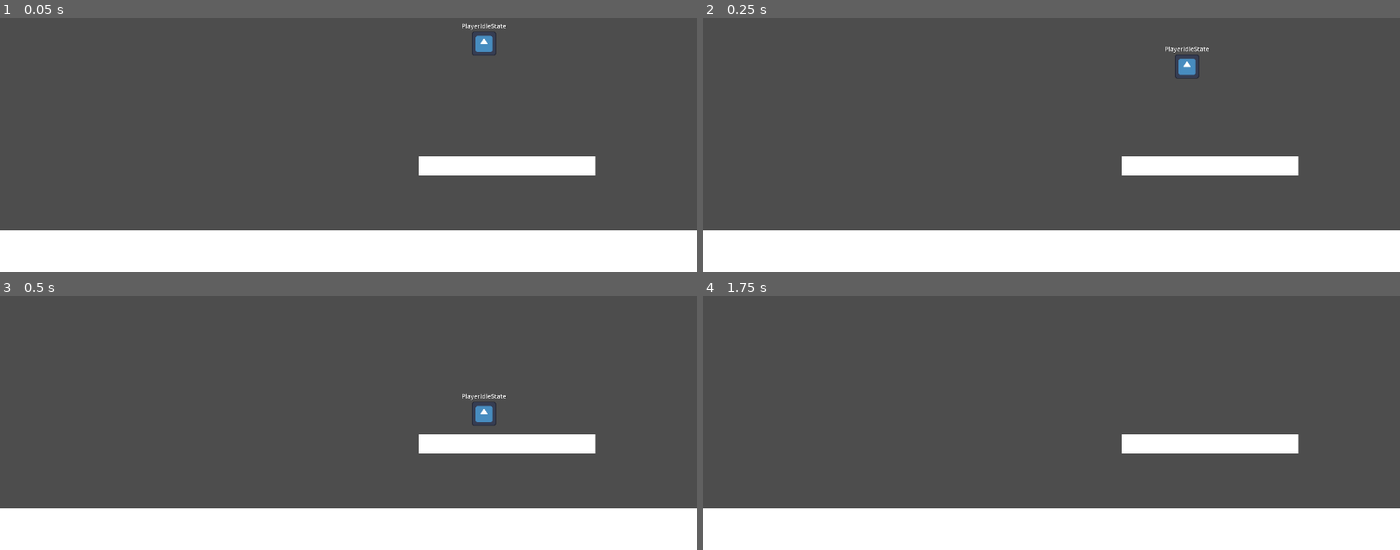
Above: before the commit, frames 1-4 (two rows, left to right).
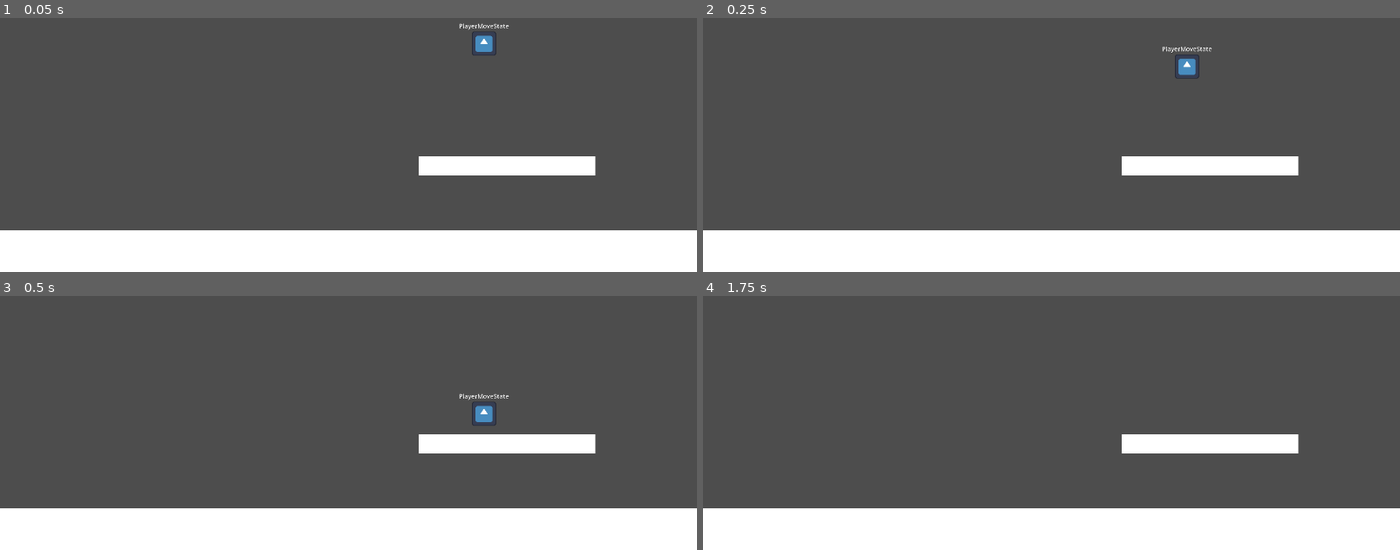
Above: after the commit, the same moments.

Repository: ReusableChopsticks/Platformer2024
Game: Godot game, scene res://scenes/environment/level.tscn
The game is run twice, just before and just after one commit, with the same random seed, the same clock (stepped at 60 frames per second) and the same inputs. The engine's default icon, where the game draws it, is replaced by a stand-in: a white triangle on a blue panel in a dark square.
Inputs:
- Up to frame 1 (0.05 s): no input
- Up to frame 2 (0.25 s): no input
- Up to frame 3 (0.5 s): no input
- Up to frame 4 (1.75 s): hold Z (dash) 0.53-1.28 s; hold Right (right) from 0.53 s (still down); tap Space (jump) at 0.77, 0.8, 1.07, 1.35, 1.52 s; tap Z (dash) at 1.55 s

The runs differ from the first frame. In frame 1, less than 0.1% of the frame differs, in the area x 65-74%, y 2-5%; in frame 2, less than 0.1%; in frame 3, less than 0.1%; in frame 4, nothing differs.
Error before the commit: Parse Error: Identifier "air_move_mult" not declared in the current scope. (res://scenes/player/PlayerJumpState.gd:27)

Commit message:
removed idle state

Diff:
--- a/scenes/player/PlayerIdleState.gd
+++ /dev/null
@@ -1,27 +0,0 @@
-extends PlayerState
-class_name PlayerGroundedState
-
-## STATE: when the player is grounded and is not inputting any controls
-
-func enter():
-	player.has_dash = true
-	player.has_double_jump = true
-	pass
-
-func exit():
-	pass
-
-func update(_delta: float):
-	pass
-
-func physics_update(delta: float):
-	friction_x(delta)
-	apply_gravity(delta)
-	player.move_and_slide()
-
-	if (Input.get_axis("left", "right")):
-		transitioned.emit(self, "PlayerMoveState")
-	elif (jump()):
-		transitioned.emit(self, "PlayerJumpState")
-	elif (dash()):
-		transitioned.emit(self, "PlayerDashState")
--- a/scenes/player/PlayerJumpState.gd
+++ b/scenes/player/PlayerJumpState.gd
@@ -24,9 +24,9 @@
 
 	# left and right movement
 	if (Input.get_axis("left", "right")):
-		move_x(delta, air_move_mult)
+		move_x(delta, player.air_move_mult)
 	else:
-		friction_x(delta, air_friction_mult)
+		friction_x(delta, player.air_friction_mult)
 
 	if (!is_jump_released and !Input.is_action_pressed("jump")):
 		is_jump_released = true
@@ -49,8 +49,8 @@
 	player.move_and_slide()
 
 
-	if (idle()):
-		transitioned.emit(self, "PlayerIdleState")
+	if (grounded()):
+		transitioned.emit(self, "PlayerMoveState")
 	elif (dash()):
 		transitioned.emit(self, "PlayerDashState")
 
--- a/scenes/player/PlayerMoveState.gd
+++ b/scenes/player/PlayerMoveState.gd
@@ -1,7 +1,8 @@
 extends PlayerState
 class_name PlayerMoveState
 
-## STATE: when the player is moving either on the ground or in the air.
+## STATE: when the player is moving left or right on the ground or in the air.
+## This is where grounded check happens for refilling dash / double jump charge
 
 func enter():
 	pass
@@ -10,17 +11,23 @@
 	pass
 
 func physics_update(delta: float):
+	var move_mult = 1
+	var friction_mult = 1
 	if (player.is_on_floor()):
 		player.has_dash = true
-		move_x(delta)
+		friction_mult = player.air_friction_mult
+		move_mult = player.air_move_mult
+
+	# use appropriate multiplier depending on if player is on ground or in air
+	if (Input.get_axis("left", "right")):
+		move_x(delta, move_mult)
 	else:
-		move_x(delta, player.air_friction_mult)
+		friction_x(delta, friction_mult)
+
 	apply_gravity(delta)
 	player.move_and_slide()
 
-	if (idle()):
-		transitioned.emit(self, "PlayerIdleState")
-	elif (jump()):
+	if (jump()):
 		transitioned.emit(self, "PlayerJumpState")
 	elif (dash()):
 		transitioned.emit(self, "PlayerDashState")
--- a/scenes/player/PlayerState.gd
+++ b/scenes/player/PlayerState.gd
@@ -39,8 +39,8 @@
 		player.velocity.x = minf(0, player.velocity.x + (player.friction_decel * delta * multiplier))
 
 #region check player controls
-func idle():
-	return player.is_on_floor() and Input.get_axis("left", "right") == 0
+func grounded():
+	return player.is_on_floor()
 
 func jump():
 	# check input
--- a/scenes/player/player.gd
+++ b/scenes/player/player.gd
@@ -14,10 +14,12 @@
 @export_range(0.01, 1.0) var time_to_stop: float = 0.3
 var friction_decel: float ## Friction deceleration value calculated from time_to_stop
 
+@export_subgroup("Air")
 ## Multiplier for movement force in the air
 @export_range(0, 1) var air_move_mult: float = 0.7
 ## Multiplier for air friction (which is lower than ground friction)
 @export_range(0, 1) var air_friction_mult: float = 0.2
+@export_subgroup("")
 
 ## The upper limit of move speed which cannot be exceeded, even with multipliers
 @export var max_move_speed: int = 3000
--- a/scenes/player/player.tscn
+++ b/scenes/player/player.tscn
@@ -1,10 +1,9 @@
-[gd_scene load_steps=11 format=3 uid="uid://ci5j8awqi3j8v"]
+[gd_scene load_steps=10 format=3 uid="uid://ci5j8awqi3j8v"]
 
 [ext_resource type="Script" path="res://scenes/player/player.gd" id="1_a62lr"]
 [ext_resource type="Texture2D" uid="uid://cld0i6eyjjmi6" path="res://icon.svg" id="1_hup1c"]
 [ext_resource type="Script" path="res://scenes/interfaces/StateMachine.gd" id="3_ockid"]
 [ext_resource type="Script" path="res://scenes/player/PlayerMoveState.gd" id="4_0yqxf"]
-[ext_resource type="Script" path="res://scenes/player/PlayerIdleState.gd" id="4_ht342"]
 [ext_resource type="Script" path="res://scenes/player/PlayerJumpState.gd" id="5_7r6wt"]
 [ext_resource type="Script" path="res://scenes/player/PlayerState.gd" id="5_vrwvw"]
 [ext_resource type="Script" path="res://scenes/player/PlayerDashState.gd" id="8_rv3dp"]
@@ -38,14 +37,11 @@
 
 [node name="StateMachine" type="Node" parent="." node_paths=PackedStringArray("initial_state")]
 script = ExtResource("3_ockid")
-initial_state = NodePath("PlayerIdleState")
+initial_state = NodePath("PlayerMoveState")
 show_state_label = true
 
 [node name="PlayerState" type="Node" parent="StateMachine"]
 script = ExtResource("5_vrwvw")
-
-[node name="PlayerIdleState" type="Node" parent="StateMachine"]
-script = ExtResource("4_ht342")
 
 [node name="PlayerMoveState" type="Node" parent="StateMachine"]
 script = ExtResource("4_0yqxf")
@@ -55,8 +51,6 @@
 jump_force = null
 jump_apex_mult = null
 jump_release_mult = null
-air_move_mult = null
-air_friction_mult = null
 
 [node name="PlayerDashState" type="Node" parent="StateMachine"]
 script = ExtResource("8_rv3dp")
